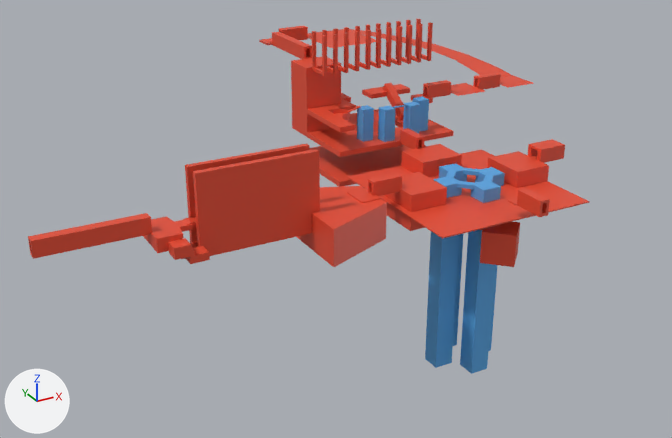
An edit to the Blender file etc/level_blend_files/dungeon1_blockout.blend, drawn before and after from the same camera.
Before and after are seen from a camera (50 mm lens) standing at (-81.2, -106.9, 53.2) and looking at (-21.0, 2.7, -1.6). The axes (+X, +Y, +Z) are drawn at lower left. The lights are the same throughout.
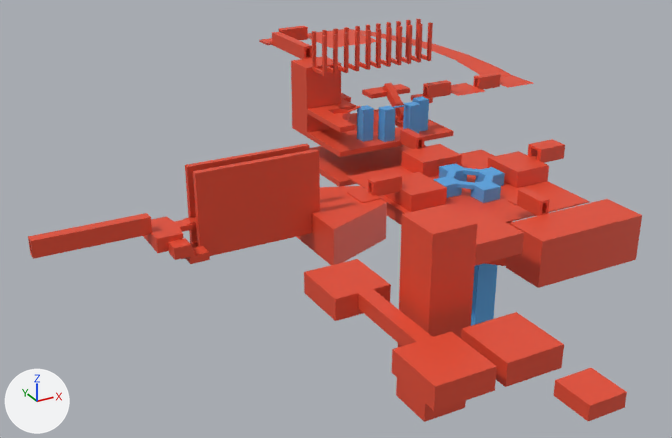
Commit message: Starts working on outdoor area of dungeon1

Where the change shows, as pixel boxes (x1, y1, x2, y2) in the pictures (672 x 438 px):
```json
{"object": "Cube.015", "change": "reshaped", "before": [28, 19, 590, 267], "after": [28, 19, 642, 422], "on screen": "9% wider, 62% taller"}
{"part": 1, "of": "me_cube_017", "change": "added", "after": [506, 199, 642, 288], "on screen": "red"}
{"part": 2, "of": "me_cube_017", "change": "added", "after": [465, 211, 524, 266], "on screen": "red"}
{"part": 3, "of": "me_cube_017", "change": "added", "after": [304, 259, 391, 321], "on screen": "red"}
{"part": 4, "of": "me_cube_017", "change": "added", "after": [392, 331, 497, 411], "on screen": "red"}
{"part": 5, "of": "me_cube_017", "change": "added", "after": [358, 289, 432, 346], "on screen": "red"}
{"part": 6, "of": "me_cube_017", "change": "added", "after": [461, 312, 564, 387], "on screen": "red"}
{"part": 7, "of": "me_cube_017", "change": "added", "after": [554, 368, 627, 421], "on screen": "red"}
{"part": 8, "of": "me_cube_017", "change": "added", "after": [396, 205, 477, 422], "on screen": "red"}
```

Scene script edits in JSON lines:
```json
{"block": "me_cube_017", "where": "me_cube_017.from_pydata(...)  # 922 vertices, 816 faces; spans x -64.5..31.5, y -18.2..51.6, z -7.5..20.0"}
{"block": "me_cube_017", "where": "# used by ob_cube_015; location = (0.0, 0.0, 0.0)"}
{"block": "me_cube_017", "change": "me_cube_017 part 1: a new loose piece, a box spanning x -6.0..11.4, y -24.9..-18.2, z -4.0..2.7, in mat_regular (red #e74d32)"}
{"block": "me_cube_017", "change": "me_cube_017 part 2: a new loose piece, a box spanning x -17.0..-9.7, y -25.5..-17.7, z 2.1..4.9, in mat_regular (red #e74d32)"}
{"block": "me_cube_017", "change": "me_cube_017 part 3: a new loose piece, a box spanning x -36.5..-29.2, y -25.5..-17.7, z -0.3..2.6, in mat_regular (red #e74d32)"}
{"block": "me_cube_017", "change": "me_cube_017 part 4: a new loose piece, a box spanning x -36.5..-29.2, y -45.4..-37.6, z -0.3..2.6, in mat_regular (red #e74d32)"}
{"block": "me_cube_017", "change": "me_cube_017 part 5: a new loose piece, a box spanning x -33.5..-31.5, y -37.7..-25.3, z 0.6..2.6, in mat_regular (red #e74d32)"}
{"block": "me_cube_017", "change": "me_cube_017 part 6: a new loose piece, a box spanning x -27.9..-20.5, y -45.4..-37.6, z -0.3..2.6, in mat_regular (red #e74d32)"}
{"block": "me_cube_017", "change": "me_cube_017 part 7: a new loose piece, a box spanning x -25.1..-20.5, y -54.3..-49.4, z 0.3..2.1, in mat_regular (red #e74d32)"}
{"block": "me_cube_017", "change": "me_cube_017 part 8: a new loose piece, a box spanning x -30.0..-24.3, y -34.7..-28.7, z -10.6..12.9, in mat_regular (red #e74d32)"}
```
